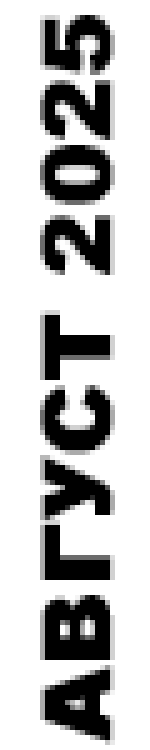
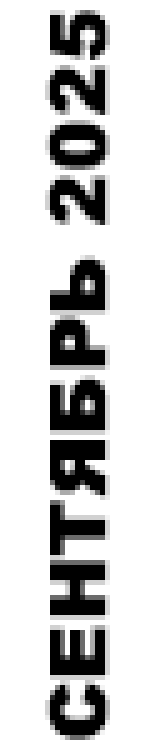
Before/after of a 150x750 layered artwork. What changed in the layer stack:
renamed "АВГУСТ 2025" to "СЕНТЯБРЬ 2025", painted on it over [40, 10, 115, 745]
